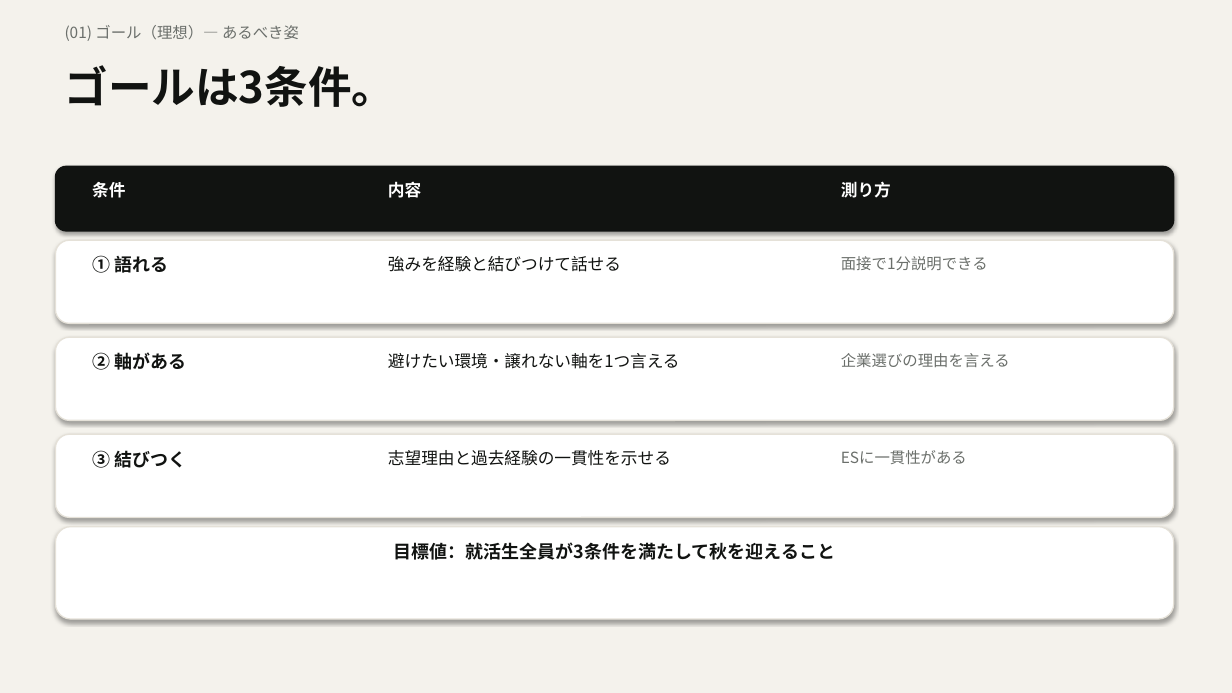
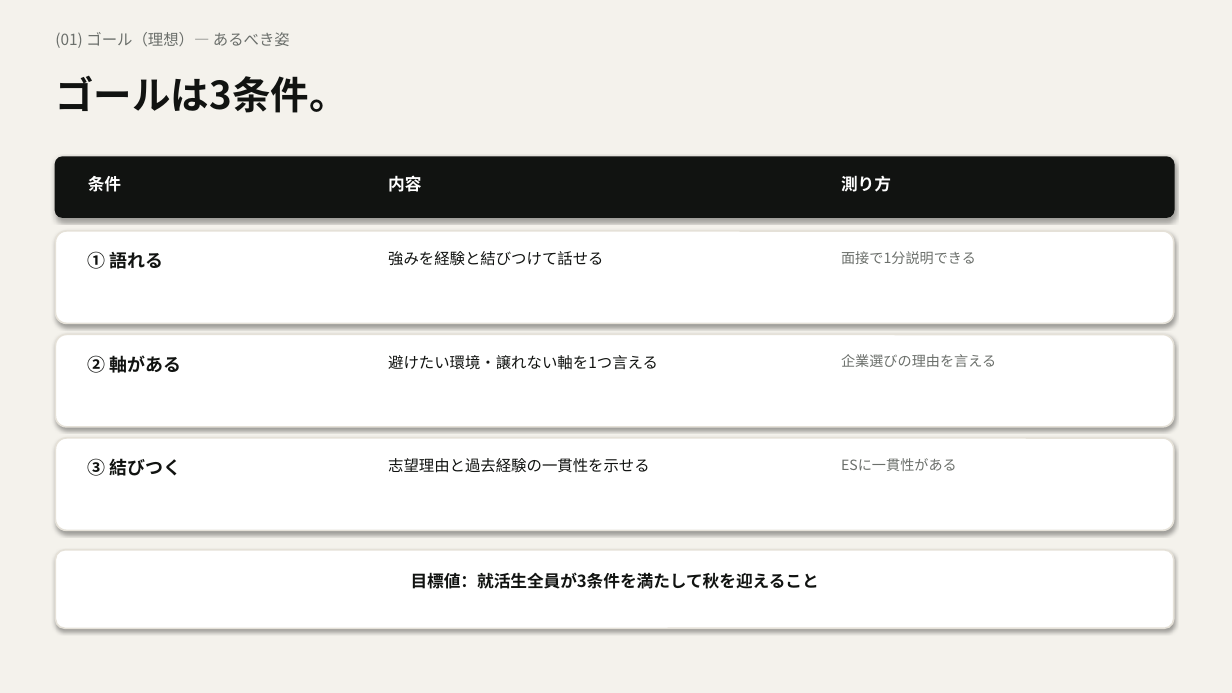
Before and after one commit to taku010201040/jibun-mayogo-2026, a slide deck: slide 2 of kadai.pptx. Drawn at 1232x693 pixels with LibreOffice and Linux fonts; fonts in the diff are those of the drawing. Boxes give left, top, right and bottom in pixels: in the first picture for what was removed or moved away, otherwise in the second. Text is boxed around its words. In the diff, an @@ line names an element or a change of style, - is before the commit and + after.

Commit message:
fix: rebuild pptx layout (anchor/fonts/aspect)

```diff
--- a/kadai.pptx
+++ b/kadai.pptx
@@ text "ゴールは3条件。" at <box>55,75,347,113</box>: size 34 to 30 pt; line spacing 1 to 1.15 @@
@@ rounded rectangle: place and size @@
-rounded rectangle at <box>55,166,1174,231</box>
+rounded rectangle at <box>55,157,1174,217</box>
@@ rounded rectangle at <box>55,157,1174,217</box>: outline #111311 1 pt to #111311 1.25 pt; proportions changed @@
@@ line spacing 1 to 1.15 in 7 elements at <box>88,355,182,373</box>, <box>55,32,290,48</box>, <box>88,251,164,269</box>, <box>88,458,182,476</box>, <box>88,176,121,192</box>, <box>841,175,891,192</box>, <box>388,175,421,192</box> @@
@@ rounded rectangle: place and size @@
-rounded rectangle at <box>55,240,1174,323</box>
+rounded rectangle at <box>55,231,1174,323</box>
@@ rounded rectangle: place and size @@
-rounded rectangle at <box>55,337,1174,421</box>
+rounded rectangle at <box>55,335,1174,427</box>
@@ rounded rectangle: place and size @@
-rounded rectangle at <box>55,434,1174,518</box>
+rounded rectangle at <box>55,438,1174,531</box>
@@ size 13 to 12 pt; line spacing 1 to 1.15 in 3 elements at <box>388,355,658,370</box>, <box>388,251,603,266</box>, <box>388,458,650,473</box> @@
@@ text "志望理由と過去経験の一貫性を示せる": place and size @@
-text "志望理由と過去経験の一貫性を示せる" at <box>388,450,671,466</box>
+text "志望理由と過去経験の一貫性を示せる" at <box>388,458,650,473</box>
@@ size 12 to 11 pt; line spacing 1 to 1.15 in 3 elements at <box>841,354,996,367</box>, <box>841,251,976,264</box>, <box>841,458,957,471</box> @@
@@ text "ESに一貫性がある": place and size @@
-text "ESに一貫性がある" at <box>841,450,967,464</box>
+text "ESに一貫性がある" at <box>841,458,957,471</box>
@@ outline #E5E1D8 1 pt to #E5E1D8 1.25 pt; proportions changed in 4 elements at <box>55,335,1174,427</box>, <box>55,231,1174,323</box>, <box>55,438,1174,531</box>, <box>55,550,1174,628</box> @@
@@ rounded rectangle: place and size @@
-rounded rectangle at <box>55,527,1174,619</box>
+rounded rectangle at <box>55,550,1174,628</box>
@@ text "目標値：就活生全員が3条件を満たして秋を迎えること": place and size @@
-text "目標値：就活生全員が3条件を満たして秋を迎えること" at <box>394,542,836,560</box>
+text "目標値：就活生全員が3条件を満たして秋を迎えること" at <box>411,572,819,589</box>
@@ text "目標値：就活生全員が3条件を満たして秋を迎えること" at <box>411,572,819,589</box>: size 14 to 13 pt; line spacing 1 to 1.15 @@
```
Also in this commit, not shown: 6 other slides changed, 3 other files.
